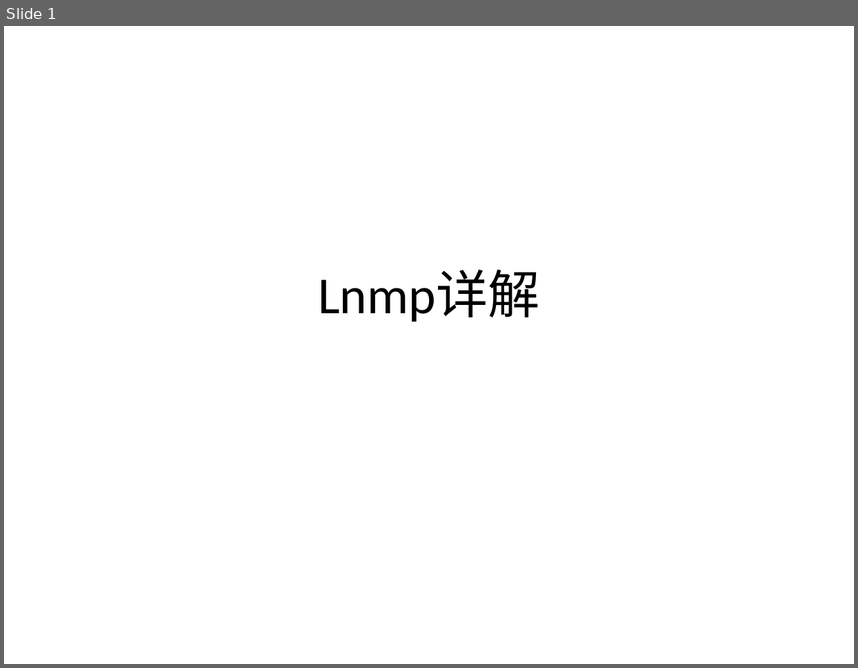
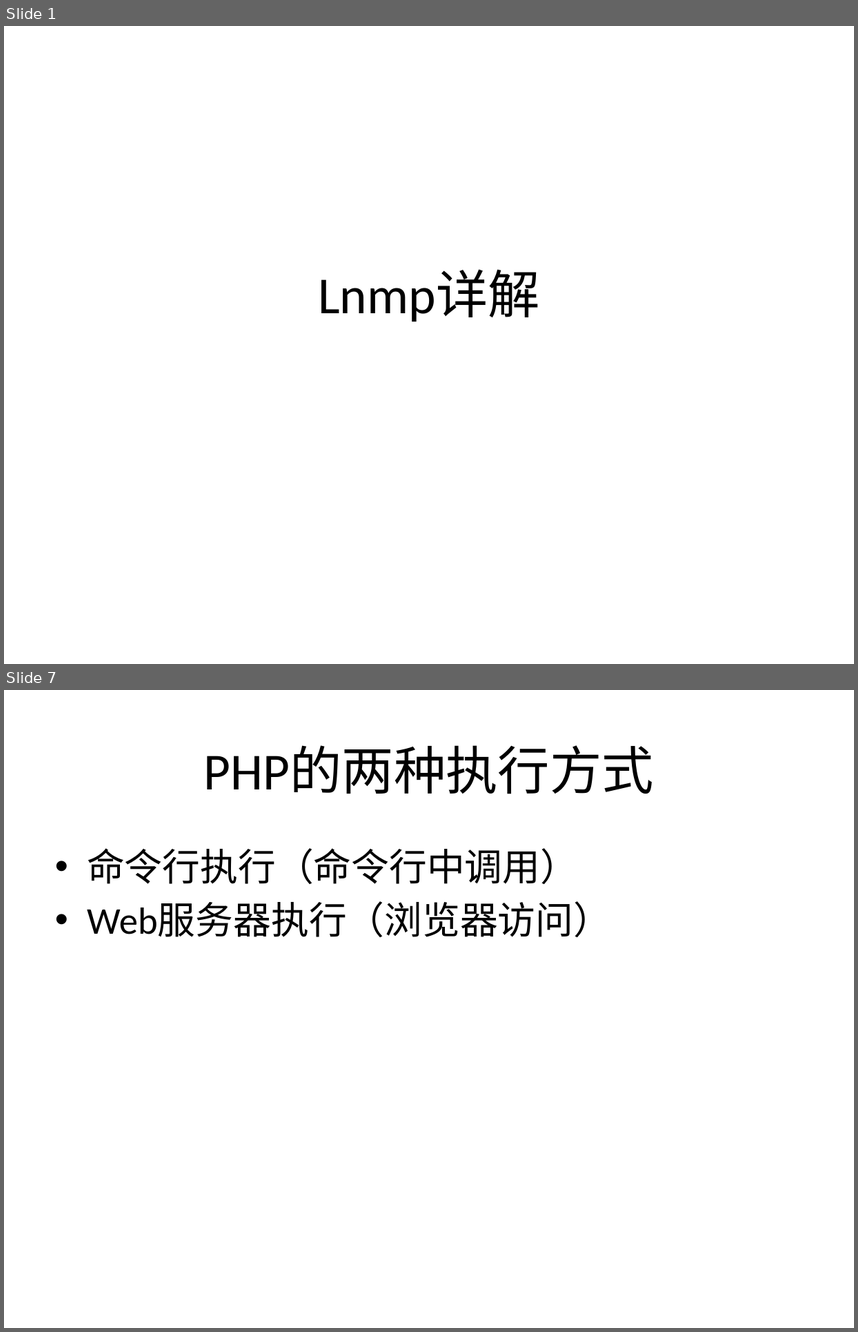
Before and after one commit to zhan3333/php-example, a slide deck: doc/ppt/lnmp.pptx. Shown one above the other, each under a label of ours: slide 1 before the commit, slides 1 and 7 after it; the slides between them are not shown. The pictures are 858x668 and 858x1332 pixels, drawn with LibreOffice and Linux fonts; fonts in the diff are those of the drawing. Boxes give left, top, right and bottom in pixels: in the first picture for what was removed or moved away, otherwise in the second. Text is boxed around its words. In the diff, an @@ line names an element or a change of style, - is before the commit and + after.

```diff
--- a/doc/ppt/lnmp.pptx
+++ b/doc/ppt/lnmp.pptx
@@ slide 7 added at <box>4,690,854,1328</box>, background #FFFFFF @@
@@ title added at <box>204,746,654,794</box>, 44 pt, text #000000 @@
+PHP的两种执行方式
@@ text added at <box>87,848,611,937</box>, 32 pt, text #000000 @@
+• 命令行执行（命令行中调用）
+• Web服务器执行（浏览器访问）
```
Also in this commit, not shown: 2 slides changed, 3 other slides added, 2 other files.
